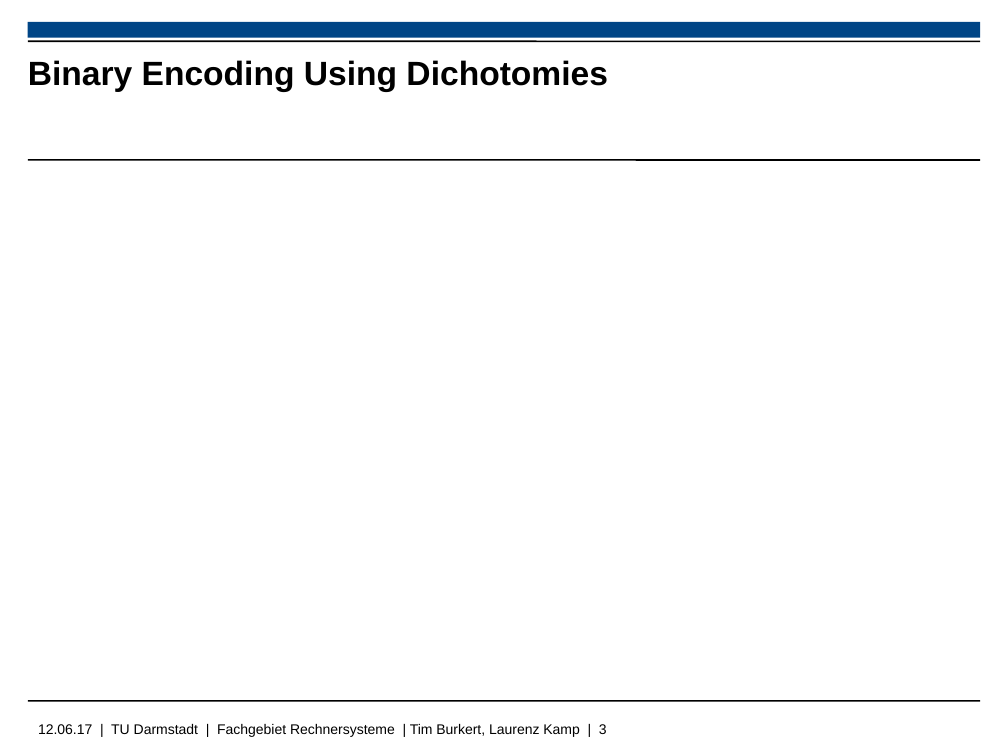
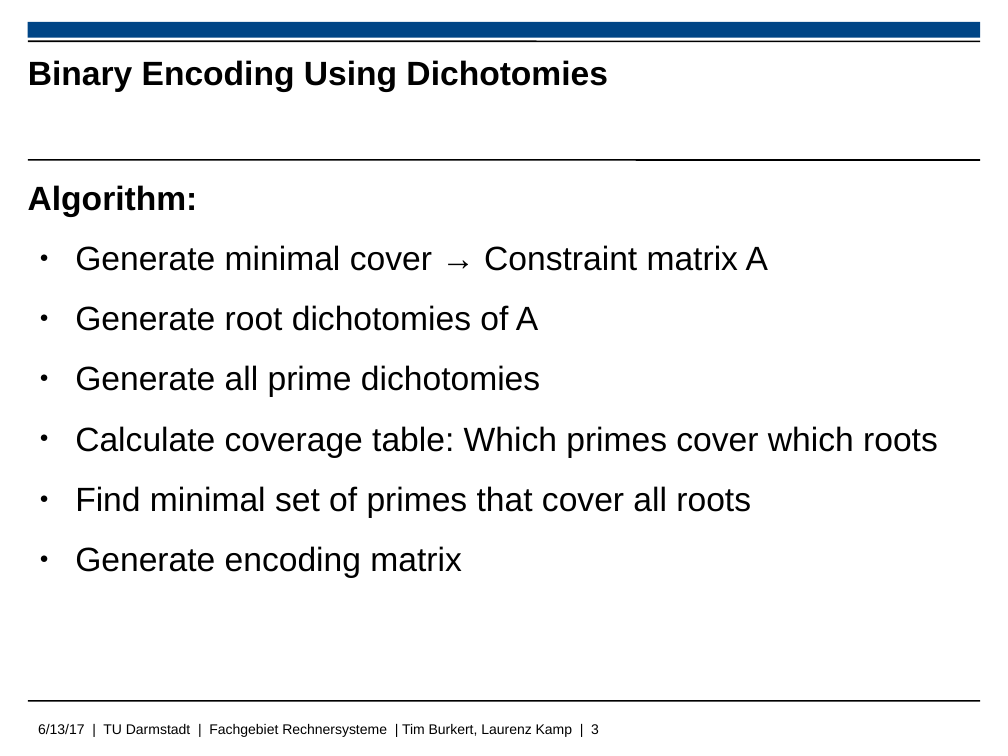
Before and after one commit to Gehhilfe/ll-state-encoding, a slide deck: slide 3 of doc/slides.odp. Drawn at 1008x756 pixels with LibreOffice and Linux fonts; fonts in the diff are those of the drawing; background and template pictures are left out. Boxes give left, top, right and bottom in pixels: in the first picture for what was removed or moved away, otherwise in the second. Text is boxed around its words. In the diff, an @@ line names an element or a change of style, - is before the commit and + after.

```diff
--- a/doc/slides.odp
+++ b/doc/slides.odp
@@ text added at [28,185,938,578], 24 pt, text #000000 @@
+Algorithm:
+● Generate minimal cover → Constraint matrix A
+● Generate root dichotomies of A
+● Generate all prime dichotomies
+● Calculate coverage table: Which primes cover which roots
+● Find minimal set of primes that cover all roots
+● Generate encoding matrix
@@ text at [38,724,599,737]: text changed @@
-12.06.17 | TU Darmstadt | Fachgebiet Rechnersysteme | Tim Burkert, Laurenz Kamp | 3
+6/13/17 | TU Darmstadt | Fachgebiet Rechnersysteme | Tim Burkert, Laurenz Kamp | 3
```
Also in this commit, not shown: 1 other slide changed, 7 slides added, 3 slides removed, 2 other files.
